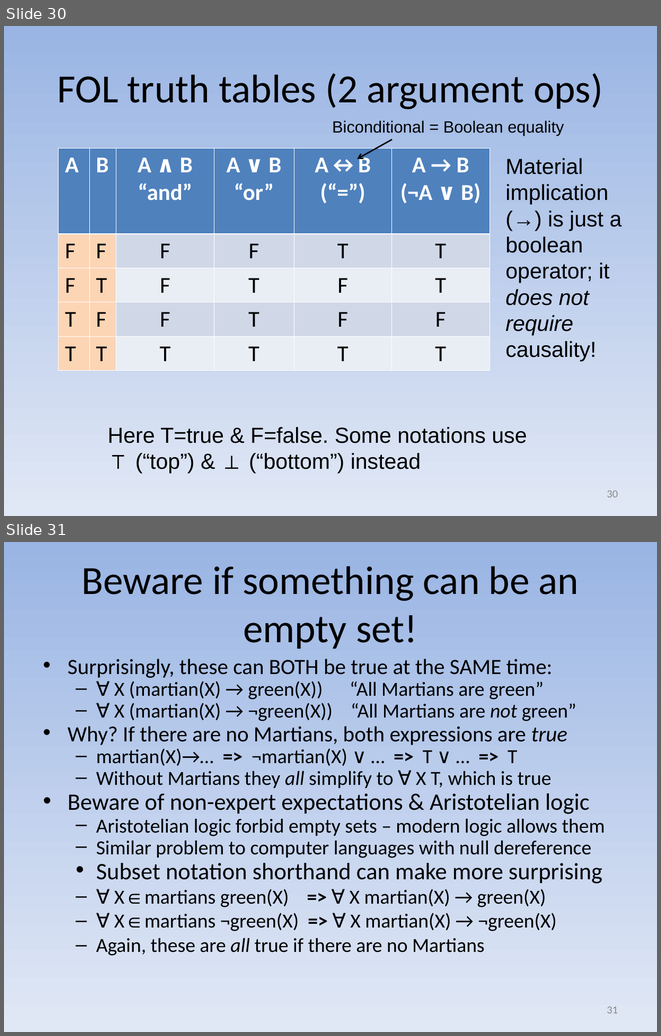
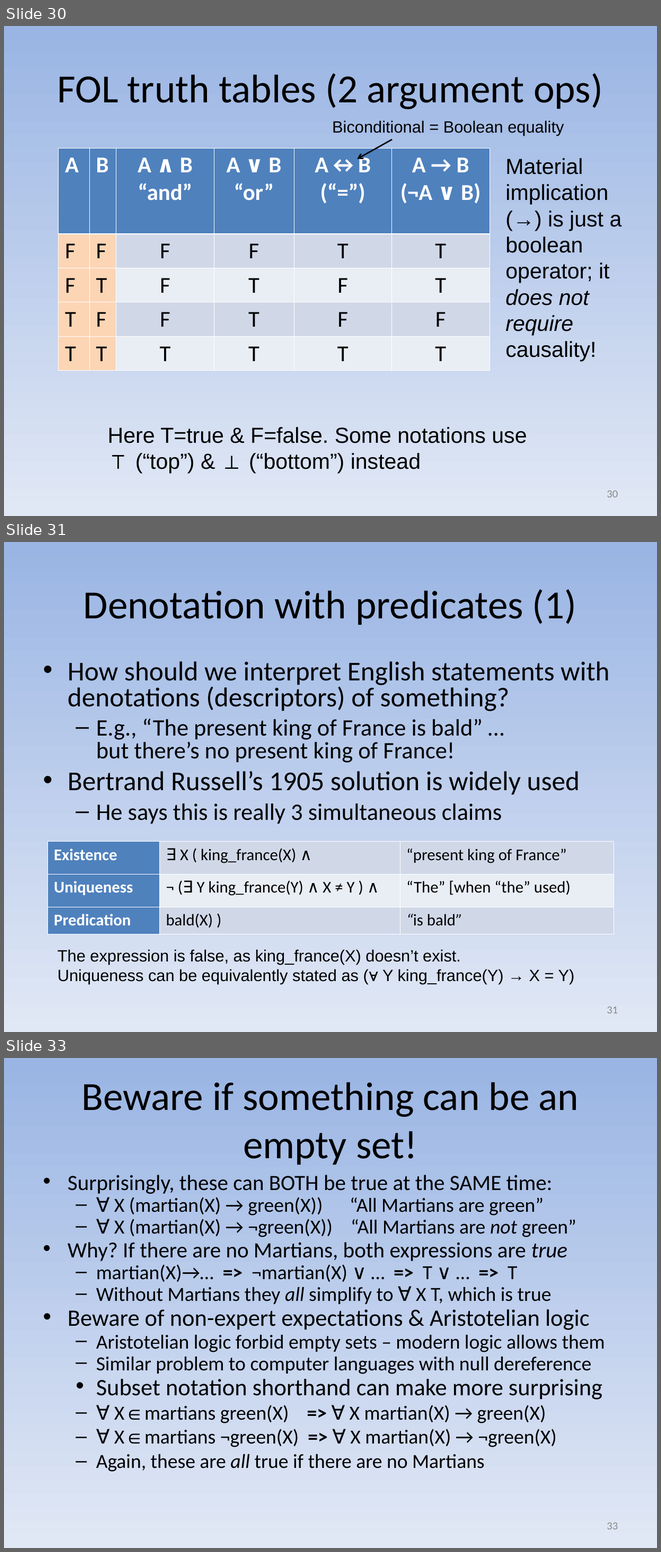
Before and after one commit to david-a-wheeler/david-a-wheeler.github.io, a slide deck: secure-class/presentations/Secure-Software-10-Formal-Methods.ppt. Shown one above the other, each under a label of ours: slides 30 and 31 before the commit, slides 30, 31 and 33 after it; the slides between them are not shown. The pictures are 661x1036 and 661x1552 pixels, drawn with LibreOffice and Linux fonts; fonts in the diff are those of the drawing. Boxes give left, top, right and bottom in pixels: in the first picture for what was removed or moved away, otherwise in the second. Text is boxed around its words. In the diff, an @@ line names an element or a change of style, - is before the commit and + after.

Commit message:
Formal methods: Add Russell's interpretation of descriptors

```diff
--- a/secure-class/presentations/Secure-Software-10-Formal-Methods.ppt
+++ b/secure-class/presentations/Secure-Software-10-Formal-Methods.ppt
@@ slide 31 added at [4, 542, 657, 1032], background gradient #9AB5E4 to #E1E8F5 @@
@@ title added at [84, 589, 577, 625], 44 pt, text #000000 @@
+Denotation with predicates (1)
@@ text added at [68, 661, 609, 824], 30 pt, text #000000 @@
+• How should we interpret English statements with denotations (descriptors) of something?
+  – E.g., “The present king of France is bald” …
+    but there’s no present king of France!
+• Bertrand Russell’s 1905 solution is widely used
+  – He says this is really 3 simultaneous claims
@@ table added at [48, 841, 614, 934], 3 rows, 3 columns @@
+Existence | ∃ X ( king_france(X) ∧ | “present king of France”
+Uniqueness | ¬ (∃ Y king_france(Y) ∧ X ≠ Y ) ∧ | “The” [when “the” used)
+Predication | bald(X) ) | “is bald”
@@ text added at [58, 949, 575, 984], 18 pt, text #000000 @@
+The expression is false, as king_france(X) doesn’t exist.
+Uniqueness can be equivalently stated as (∀ Y king_france(Y) → X = Y)
@@ page number added at [607, 1006, 618, 1013], 12 pt, text #898989 @@
+31
@@ what was slide 31 is now slide 33 @@
@@ page number at [607, 1522, 618, 1529]: text changed @@
-31
+33
```
Also in this commit, not shown: 6 slides changed, 1 other slide added.
